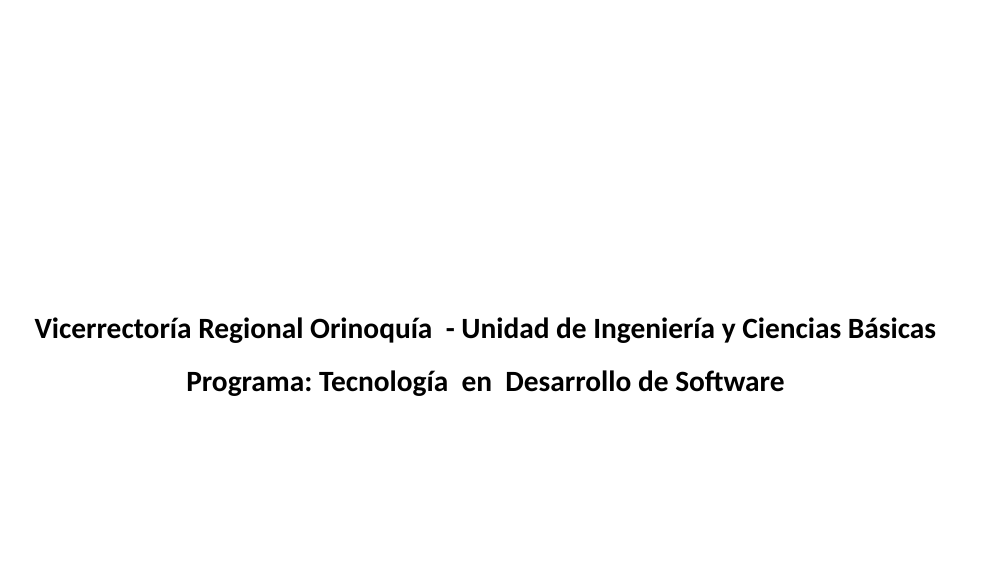
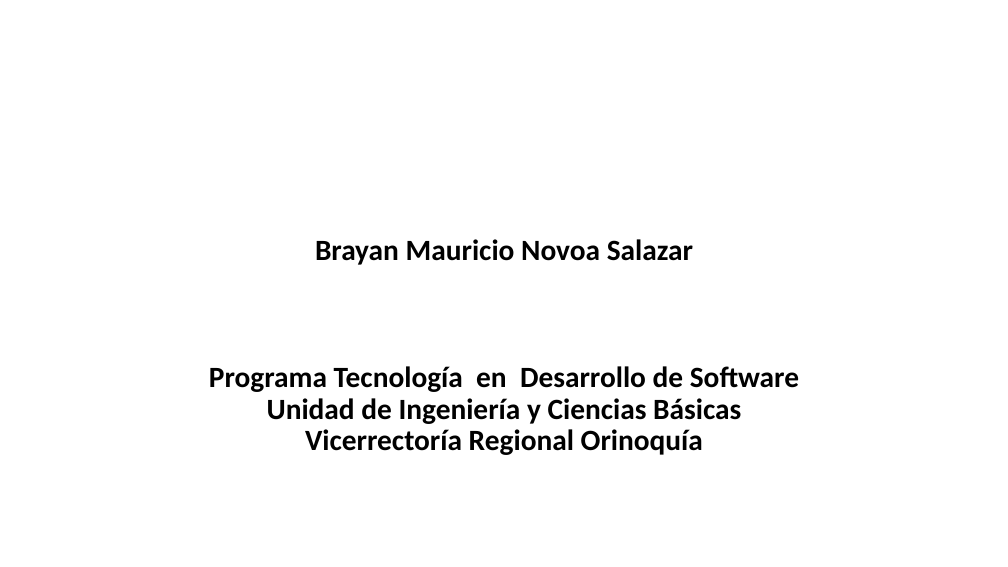
Before and after one commit to BrayanNovoa/uniminuto, a slide deck: slide 1 of expo/expo.pptx. Drawn at 1008x567 pixels with LibreOffice and Linux fonts; fonts in the diff are those of the drawing; background and template pictures are left out. Boxes give left, top, right and bottom in pixels: in the first picture for what was removed or moved away, otherwise in the second. Text is boxed around its words. In the diff, an @@ line names an element or a change of style, - is before the commit and + after.

```diff
--- a/expo/expo.pptx
+++ b/expo/expo.pptx
@@ title at [209,239,799,455]: text changed @@
-Vicerrectoría Regional Orinoquía - Unidad de Ingeniería y Ciencias Básicas
-Programa: Tecnología en Desarrollo de Software
+Brayan Mauricio Novoa Salazar
+Programa Tecnología en Desarrollo de Software
+Unidad de Ingeniería y Ciencias Básicas
+Vicerrectoría Regional Orinoquía
```
Also in this commit, not shown: 19 other slides changed, 7 slides added, 4 slides removed, 1 other file.
